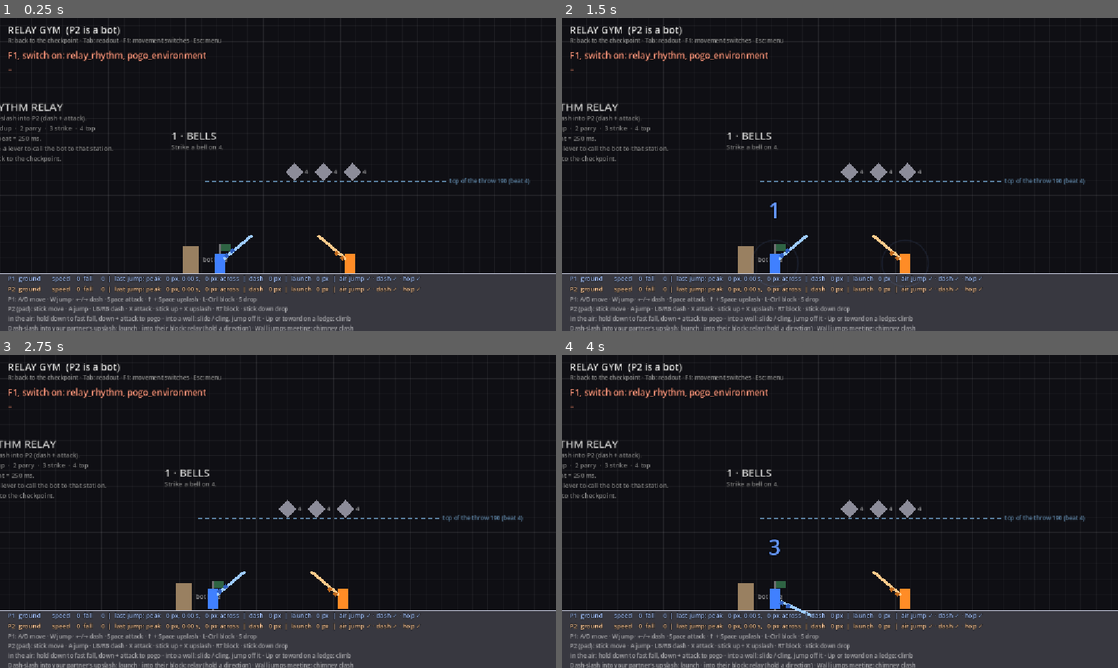
Above: before the commit, frames 1-4 (two rows, left to right).
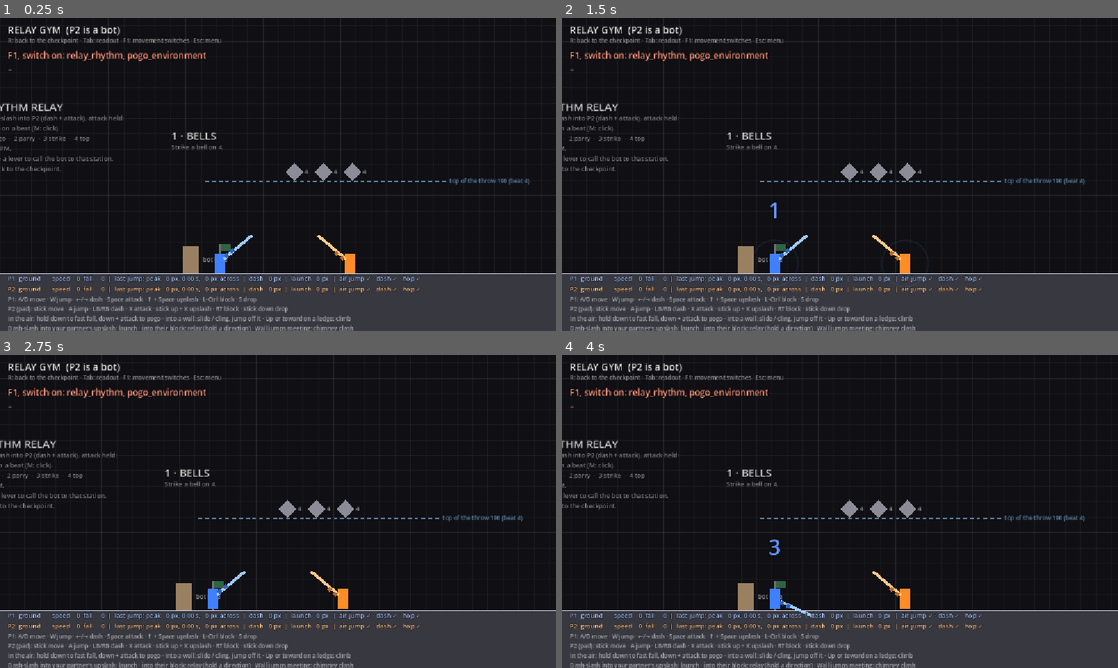
Above: after the commit, the same moments.

Repository: KayFisch/coop-sekiro-like
Game: Godot game, scene res://levels/gym/relay_gym.tscn
Two runs of this game, one before a commit and one after it. Both use one fixed random seed, a clock stepped at 60 frames per second and the inputs below. This scene is started directly instead of the project's main scene. Sound files missing from this copy of the repository are replaced by a short silence.
Inputs (mouse positions are in pixels of both pictures, inside the frame that each line leads up to):
- Up to frame 1 (0.25 s): no input
- Up to frame 2 (1.5 s): tap Enter at 0.5 s; move the mouse to (962, 158) at 0.52 s; hold Right 0.53-1.25 s; tap M at 0.6 s; click (962, 158) at 0.67 s; tap Space at 0.77 s; drag from (728, 190) to (795, 246) at 1.27 s
- Up to frame 3 (2.75 s): move the mouse to (333, 442) at 2.02 s; hold Right from 2.03 s (still down); tap E at 2.1 s
- Up to frame 4 (4 s): release Right at 2.75 s; tap R (restart) at 2.75, 3.5 s; drag from (812, 574) to (673, 464) at 2.77 s; move the mouse to (1006, 558) at 3.52 s; hold Left from 3.53 s (still down); tap Enter at 3.6 s; tap Space at 3.77 s

The runs differ from the first frame. In frame 1, 0.7% of the frame differs, in the area x 0-23%, y 30-50%; in frame 2, 0.7%; in frame 3, 0.7%; in frame 4, 0.7%.

Commit message:
feat(relay): rhythm relay on the beat clock, a charged dash-slash
The rhythm relay runs on Beat instead of its own 250 ms beat. The dasher holds attack to
charge the dash-slash and lets go on a beat (else a fumble); the throw rises a fixed height,
reached just before beat 4.

Co-Authored-By: Claude Opus 5.5 <noreply@anthropic.com>

Diff:
--- a/actors/player/player.gd
+++ b/actors/player/player.gd
@@ -246,26 +246,32 @@
 const RELAY_RECOIL = 220.0
 const RELAY_PARRY_TOLERANCE = 0.2
 const RELAY_FAIL_BOUNCE = Vector2(260.0, -220.0)  # the dasher, off a block that wasn't a parry
-# RHYTHM RELAY (Moves "relay_rhythm"): the relay as a bar of four even beats, the partners taking
-# turns: 1 the dasher's windup, 2 the anchor's parry (the blades lock), 3 the anchor's strike,
-# which throws the dasher the way the anchor's stick points (4 ways: up, down, left, right; none:
-# straight on; the arrow on the dasher shows it), 4 the top of the throw, where the level asks the
-# dasher for something (a dash, a pogo point). The dasher doesn't aim. The dash-slash's windup
-# takes beat 1, and its run hardly any time, so the blades meet on beat 2 wherever the partner
-# stands within reach; the parry press has to be close to it too. A strike off beat 3, or none,
-# drops the dasher. Every beat sounds: 1 a tick, 2 the parry, 3 the strike, 4 a high tick.
-# The throw stops a little before beat 4 and the dasher hangs still around it (gravity off),
-# so a move on 4 has as much room early as late; any move ends the hang.
-# (While the switch is on, every dash-slash is this fast one, at a boss too.)
-const RHYTHM_BEAT = 0.25  # one beat
+# RHYTHM RELAY (Moves "relay_rhythm"): the relay as a bar of the clock (Beat), the partners
+# taking turns: 1 the dasher lets go, 2 the anchor's parry (the blades lock), 3 the anchor's
+# strike, which throws the dasher the way the anchor's stick points (4 ways: up, down, left,
+# right; none: straight on; the arrow on the dasher shows it), 4 the top of the throw, where the
+# level asks the dasher for something (a dash, a pogo point). The dasher doesn't aim.
+# The dash-slash charges as long as attack is held (blade drawn back, flaring on every beat), and
+# its release has to land on a beat, within a parry's window (RHYTHM_RELEASE_TOLERANCE): that beat
+# is 1, whichever of the bar it is. Off the beat the blade fumbles and the dash is spent. After
+# the release the blade heats up through the beat, and the run takes hardly any time, so the
+# blades meet on beat 2 wherever the partner stands within reach; the parry press has to be close
+# to it too. A strike off beat 3, or none, drops the dasher. Every beat sounds: 1 a tick, 2 the
+# parry, 3 the strike, 4 a high tick. The throw stops a little before beat 4 and the dasher hangs
+# still around it (gravity off), so a move on 4 has as much room early as late; any move ends
+# the hang. Charging in the air hangs you still, as the windup does.
+# (While the switch is on, every dash-slash is this one, at a boss too; it starts the clock where
+# no level has.)
 const RHYTHM_TOLERANCE = 0.08  # the strike counts this far off beat 3, early or late
+const RHYTHM_RELEASE_TOLERANCE = PARRY_TOLERANCE  # the release counts this far off a beat, early or late
 # The hang at the top: from this long before beat 4 to this long after it. Longer before than
 # after, as falling the first few px after it barely counts as missing the top.
 const RHYTHM_HANG_BEFORE = 0.06
 const RHYTHM_HANG_AFTER = 0.02
-const RHYTHM_THROW_TIME = RHYTHM_BEAT - RHYTHM_HANG_BEFORE  # the throw's flight, RELAY_SPEED for this long
+const RHYTHM_THROW_HEIGHT = 190.0  # px the throw covers, reached RHYTHM_HANG_BEFORE before beat 4
 const RHYTHM_DASH_TIME = 0.04  # the dash-slash's run, DASH_DISTANCE in this long (a plain dash: DASH_TIME)
 const RHYTHM_PARRY_TOLERANCE = 0.1  # the block press at most this long before the blades meet
+const RHYTHM_CHARGE_FLARE = 0.15  # s: charging, the blade flares white on every beat and fades over this
 const GUARD_ANGLE = 0.55  # blocking: the sword held diagonally down...
 const GUARD_OFFSET = Vector2(6, -12)  # ...in front, from the chest (x mirrors with facing)
 const PARRY_FLICK_ANGLE = -1.3  # a perfect parry beats the blade up, to past its rest
@@ -444,8 +450,10 @@
 var _hold_partner = null
 var _relay_dir = Vector2.RIGHT
 var _relay_rhythm = false  # this relay is a rhythm relay (Moves "relay_rhythm" when it began)
-var _relay_parry_time = -100.0  # beat 2 of a rhythm relay
-var _rhythm_dash = false  # this dash-slash is a rhythm relay's: a beat's windup, then a quick run
+var _rhythm_dash = false  # this dash-slash is a rhythm relay's: charged, released on a beat, then a quick run
+var _charging = false  # a rhythm dash-slash held, not released yet (while _windup_timer > 0)
+var _windup_length = DASH_SLASH_WINDUP  # s this windup lasts (a rhythm one: from the release to the run)
+var relay_beat = -1  # the Beat count of beat 1 of the current rhythm relay (its release)
 var _relay_arrow: ColorRect
 var _boost_timer = 0.0  # a rhythm relay's includes the hang at the top
 var _boost_velocity = Vector2.ZERO
@@ -636,7 +644,7 @@
 		velocity = _boost_velocity  # a relay boost: straight, gravity off
 		if _relay_rhythm:
 			# The throw covers exactly its distance, however the frames fall; then it hangs.
-			var step = minf(RELAY_SPEED, _throw_left / delta)
+			var step = minf(_boost_velocity.length(), _throw_left / delta)
 			velocity = _boost_velocity.normalized() * step
 			_throw_left -= step * delta
 		return
@@ -1311,10 +1319,11 @@
 func _begin_dash_slash():
 	_dash_slash = true
 	_rhythm_dash = Moves.on("momentum_relay") and Moves.on("relay_rhythm")
-	# A rhythm windup ends half a run early, so the blades meet on beat 2 on average.
-	_windup_timer = RHYTHM_BEAT - RHYTHM_DASH_TIME / 2.0 if _rhythm_dash else DASH_SLASH_WINDUP
-	if _rhythm_dash:
-		Sfx.play("relay_beat")  # beat 1
+	_windup_length = DASH_SLASH_WINDUP
+	_windup_timer = DASH_SLASH_WINDUP  # a rhythm one: held at this until the release
+	_charging = _rhythm_dash
+	if _rhythm_dash and not Beat.running:
+		Beat.start(Beat.DEFAULT_BPM, get_tree().current_scene)  # a bar needs a clock
 	_dash_timer = 0.0
 	_attack_timer = 0.0
 	_attack_landed = false
@@ -1329,6 +1338,10 @@
 func _process_windup(delta):
 	velocity = Vector2.ZERO  # hanging still, even in the air
 	facing = _dash_dir
+	if _charging:
+		if not Input.is_action_pressed(_action("attack")):
+			_release_charge()
+		return
 	_windup_timer -= delta
 	if _windup_timer > 0.0:
 		return
@@ -1348,6 +1361,25 @@
 	else:
 		Sfx.play("stab", 1.0)
 		Sfx.play("slash", -2.0)
+
+
+# A rhythm dash-slash let go: on a beat, that beat is 1, and the run starts half a run before
+# the next, so the blades meet on beat 2. Off the beat, the blade fumbles and the dash is spent.
+func _release_charge():
+	_charging = false
+	var t = Beat.time()
+	if absf(Beat.offset_to_beat(t)) > RHYTHM_RELEASE_TOLERANCE:
+		_windup_timer = 0.0
+		_dash_slash = false
+		_swing_from_angle = _sword_angle()
+		_recoil_timer = PARRIED_RECOIL
+		_spawn_sparks(sword_pivot.global_position, 5, Color(0.6, 0.6, 0.6))
+		Sfx.play("chip")
+		return
+	relay_beat = roundi(Beat.beats_at(t))
+	_windup_length = Beat.beat_time(relay_beat + 1) - RHYTHM_DASH_TIME / 2.0 - t
+	_windup_timer = _windup_length
+	Sfx.play("relay_beat")  # beat 1
 
 
 func is_winding_up() -> bool:
@@ -1641,9 +1673,10 @@
 func _start_relay(anchor):
 	_relay_dir = Vector2(_dash_dir, 0.0)
 	_relay_rhythm = _rhythm_dash
-	_relay_parry_time = _now()
 	# A rhythm relay waits for the anchor's strike, up to the late end of beat 3.
-	var clash_time = RHYTHM_BEAT + RHYTHM_TOLERANCE if _relay_rhythm else RELAY_CLASH_TIME
+	var clash_time = RELAY_CLASH_TIME
+	if _relay_rhythm:
+		clash_time = Beat.beat_time(relay_beat + 2) + RHYTHM_TOLERANCE - Beat.time()
 	_begin_hold(Hold.RELAY_DASHER, clash_time, Vector2.ZERO, anchor)
 	# The anchor's hold outlasts the dasher's, so the dasher's release is what frees them.
 	anchor._begin_hold(Hold.RELAY_ANCHOR, clash_time + 0.1, Vector2.ZERO, self)
@@ -1684,6 +1717,7 @@
 	_dash_timer = 0.0
 	_dash_slash = false
 	_windup_timer = 0.0
+	_charging = false
 	_attack_timer = 0.0
 	_launch_timer = 0.0
 	_boost_timer = 0.0
@@ -1715,7 +1749,7 @@
 	dasher._relay_dir = _aim_4(Vector2(dasher._dash_dir, 0.0))
 	if not Input.is_action_just_pressed(_action("attack")):
 		return false
-	if absf(_now() - dasher._relay_parry_time - RHYTHM_BEAT) <= RHYTHM_TOLERANCE:
+	if absf(Beat.time() - Beat.beat_time(dasher.relay_beat + 2)) <= RHYTHM_TOLERANCE:
 		dasher._release_hold()  # the throw; it frees this hold too, and pushes this player back
 		_start_swing(Swing.SLASH)
 		Sfx.play("relay_strike")  # beat 3
@@ -1744,9 +1778,12 @@
 			_boost_velocity = _relay_dir * RELAY_SPEED
 			_boost_timer = RELAY_BOOST_TIME
 			if _relay_rhythm:
-				_boost_timer = RHYTHM_BEAT + RHYTHM_HANG_AFTER  # the throw, then the hang
-				_throw_left = RELAY_SPEED * RHYTHM_THROW_TIME
-				rhythm_top_time = _now() + RHYTHM_BEAT
+				# The throw, reaching the top RHYTHM_HANG_BEFORE before beat 4, then the hang.
+				var to_top = Beat.beat_time(relay_beat + 3) - Beat.time()
+				_boost_timer = to_top + RHYTHM_HANG_AFTER
+				_throw_left = RHYTHM_THROW_HEIGHT
+				_boost_velocity = _relay_dir * RHYTHM_THROW_HEIGHT / maxf(to_top - RHYTHM_HANG_BEFORE, 0.05)
+				rhythm_top_time = _now() + to_top
 			velocity = _boost_velocity
 			if _relay_dir.x != 0.0:
 				facing = signf(_relay_dir.x)
@@ -1788,6 +1825,7 @@
 	if _windup_timer > 0.0:
 		_windup_timer = 0.0
 		_dash_slash = false
+	_charging = false
 	_wall_side = 0.0
 	_wall_flight = 0.0
 	_pogo_rise = 0.0
@@ -1811,7 +1849,7 @@
 	if _wall_side != 0.0:
 		return "wall cling" if velocity.y == 0.0 else "wall slide"
 	if _windup_timer > 0.0:
-		return "dash-slash windup"
+		return "dash-slash charge" if _charging else "dash-slash windup"
 	if _dash_timer > 0.0:
 		return "dash-slash" if _dash_slash else "dash"
 	if is_on_floor():
@@ -2282,8 +2320,8 @@
 # boss in the way.
 func _predict_contact(other) -> float:
 	var dashing = _dash_slash and _dash_timer > 0.0
-	if _windup_timer <= 0.0 and not dashing:
-		return -1.0
+	if (_windup_timer <= 0.0 or _charging) and not dashing:
+		return -1.0  # a charge has no time to meet yet
 	var gap = other.global_position - global_position
 	if signf(gap.x) != _dash_dir or absf(gap.y) > LAUNCH_REACH.y:
 		return -1.0
@@ -2560,9 +2598,11 @@
 			_gather_label.modulate = body_color.lerp(Color.WHITE, 0.5)
 
 
-# 0 -> 1 through a dash-slash's windup.
+# 0 -> 1 through a dash-slash's windup; charging, a flare on every beat of the clock.
 func _windup_progress() -> float:
-	return 1.0 - _windup_timer / DASH_SLASH_WINDUP
+	if _charging:
+		return maxf(0.0, 1.0 - Beat.phase() * Beat.beat_length() / RHYTHM_CHARGE_FLARE)
+	return 1.0 - _windup_timer / _windup_length
 
 
 # A fading copy of the body and the long blade, left behind along a dash-slash.
--- a/levels/gym/relay_bot.gd
+++ b/levels/gym/relay_bot.gd
@@ -31,8 +31,8 @@
 	var walk = 0.0
 	if anchor._hold_kind == Player.Hold.RELAY_ANCHOR:
 		_hold(AIM, true)
-		var beat_3 = dasher._relay_parry_time + Player.RHYTHM_BEAT
-		if dasher._relay_rhythm and not _struck and Time.get_ticks_msec() / 1000.0 >= beat_3 - delta / 2.0:
+		var beat_3 = Beat.beat_time(dasher.relay_beat + 2)
+		if dasher._relay_rhythm and not _struck and Beat.time() >= beat_3 - delta / 2.0:
 			_hold("attack", true)
 			_struck = true
 	else:
--- a/levels/gym/relay_gym.gd
+++ b/levels/gym/relay_gym.gd
@@ -1,5 +1,6 @@
 extends GymLevel
-## The relay gym: trying the rhythm relay (Moves "relay_rhythm") alone. Player 2 is a bot
+## The relay gym: trying the rhythm relay (Moves "relay_rhythm") alone, on the clock (Beat, M
+## for the click). Player 2 is a bot
 ## (RelayBot) that parries every dash-slash at it right as the blades meet and throws the dasher
 ## up exactly on beat 3. The readout up top says how far apart the beats really came, and how far
 ## off beat 4 your own move was. Strike a lever ("bot here") to call the bot to that station.
@@ -15,7 +16,7 @@
 const LEDGE_X = 2800.0
 const LEVER_LEAD = 330.0  # a station's lever and checkpoint stand this far left of the bot
 # The top of an upward throw: the dasher's feet this high above the ground, on beat 4.
-const TOP = Player.RELAY_SPEED * Player.RHYTHM_THROW_TIME  # reached a little before beat 4, then the hang
+const TOP = Player.RHYTHM_THROW_HEIGHT  # reached a little before beat 4, then the hang
 const DASHER_OFFSET = 55.0  # the dasher's center, left of the bot's, when the blades meet (40-70)
 # 2 POGO: the lantern's top is this far under the feet at the top; the ledge is this far under
 # where a pogo from the very top takes you, so the pogo has to come within ~POGO_SLACK px of it.
@@ -55,8 +56,8 @@
 	ground(0, bounds.end.x)
 	var top_y = GROUND_Y - TOP  # the dasher's feet at the top
 	respawn_point = Vector2(BELLS_X - LEVER_LEAD + 60.0, GROUND_Y - PLAYER_HALF)
-	station(60, "RHYTHM RELAY", "Dash-slash into P2 (dash + attack).\n" \
-		+ "1 windup  ·  2 parry  ·  3 strike  ·  4 top\nOne beat = %d ms.\n" % roundi(Player.RHYTHM_BEAT * 1000.0) \
+	station(60, "RHYTHM RELAY", "Dash-slash into P2 (dash + attack), attack held:\nlet go on a beat (M: click).\n" \
+		+ "1 let go  ·  2 parry  ·  3 strike  ·  4 top\n%d BPM.\n" % roundi(Beat.DEFAULT_BPM) \
 		+ "Strike a lever to call the bot to that station.\nR: back to the checkpoint.", GROUND_Y - 360)
 	_readout = screen_label()
 
@@ -104,6 +105,7 @@
 
 func _ready():
 	super()
+	Beat.start(Beat.DEFAULT_BPM, self)
 	_bot.dasher = players[0]
 	_bot.anchor = players[1]
 	_call_bot(BELLS_X)
Not shown, changed: TASKS.md
